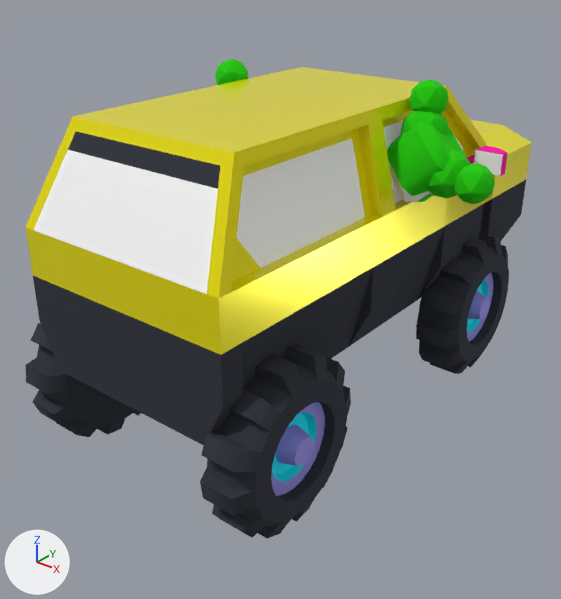
The glTF model project/player/clown_car.glb: old version first, new version second.
The view is the same before and after, from a 50 mm camera at (2.0, -2.79, 1.31) aimed at (-0.07, -0.21, -0.29). The lights are fixed; the arrows at lower left show +X, +Y and +Z. Vertices at the same position are counted once.

The first picture shows 'mergedBlocks(Clone)'.
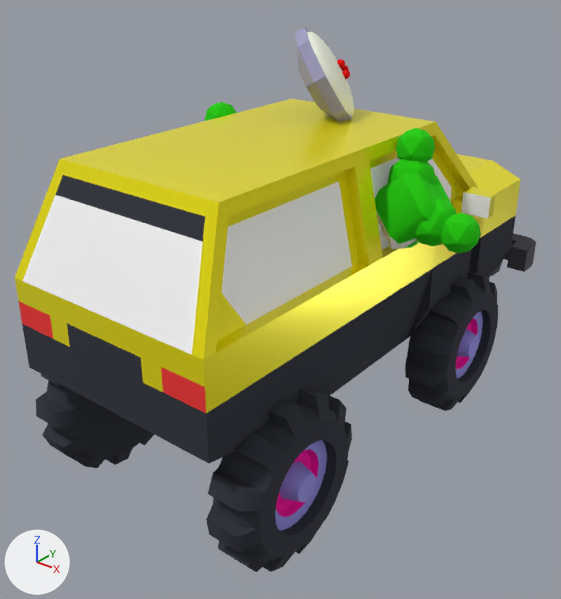
Commit message: Replace clown car

Boxes (x1, y1, x2, y2) around the edits, measured in the pictures (561 x 599 px; the box of a moved part takes in the faces that stretch with it):
'mergedBlocks(Clone)', reshaped (14% taller): before (25, 59, 531, 538); after (15, 27, 536, 572)
part 1 of me_mesh_0, moved or reshaped: before (215, 59, 249, 85); after (205, 102, 237, 121)
part 2 of me_mesh_0, added: after (375, 172, 453, 249)
part 3 of me_mesh_0, moved or reshaped: before (427, 150, 470, 198); after (388, 159, 436, 183)
part 4 of me_mesh_0, moved or reshaped: before (400, 110, 449, 135); after (414, 199, 457, 247)
part 5 of me_mesh_0, moved or reshaped: before (455, 163, 495, 204); after (441, 213, 481, 253)
part 6 of me_mesh_0, moved or reshaped: before (26, 85, 389, 298); after (15, 120, 376, 360)
part 7 of me_mesh_0, moved or reshaped: before (419, 120, 531, 299); after (408, 154, 521, 338)
part 8 of me_mesh_0, moved or reshaped: before (467, 146, 507, 176); after (453, 187, 495, 219)
part 9 of me_mesh_0, added: after (337, 59, 345, 68)
part 10 of me_mesh_0, added: after (342, 70, 350, 79)
part 11 of me_mesh_0, rebuilt: before (25, 67, 495, 445); after (15, 99, 483, 463)
part 12 of me_mesh_0, added: after (307, 32, 354, 116)
part 13 of me_mesh_0, added: after (491, 233, 536, 276)
part 14 of me_mesh_0, added: after (296, 41, 336, 119)
part 15 of me_mesh_0, added: after (295, 27, 352, 121)
part 16 of me_mesh_0, deleted: before (409, 79, 449, 114)
part 17 of me_mesh_0, moved or reshaped: before (25, 323, 141, 437); after (36, 374, 154, 468)
part 18 of me_mesh_0, moved or reshaped: before (200, 345, 351, 538); after (206, 388, 352, 572)
part 19 of me_mesh_0, moved or reshaped: before (416, 234, 509, 374); after (405, 272, 498, 411)
part 20 of me_mesh_0, cut back: before (387, 123, 466, 202); after (396, 128, 435, 162)

What changed in the scene script:
```text
Change me_mesh_0:
    remove me_mesh_0.from_pydata(...)  # 2512 vertices, 5052 faces; spans x -0.84..0.83, y -1.28..1.28, z -0.79..0.74
    add me_mesh_0.from_pydata(...)  # 3768 vertices, 7536 faces; spans x -0.84..0.83, y -1.3..1.3, z -0.98..0.89
    me_mesh_0 part 1: the loose piece of 42 vertices spanning x -0.56..-0.41, y -0.13..0.03, z 0.59..0.74 is moved by (0.0, -0.08, -0.18)
    me_mesh_0 part 2: the loose piece of 109 vertices spanning x 0.34..0.67, y -0.15..0.14, z 0.25..0.6 is copied, and the copy is moved by (0.0, -0.08, -0.18); it spans x 0.34..0.67, y -0.22..0.07, z 0.07..0.41
    me_mesh_0 part 3: the loose piece of 42 vertices spanning x 0.53..0.73, y -0.11..0.08, z 0.31..0.5 is moved by (-0.14, -0.03, -0.04)
    me_mesh_0 part 4: the loose piece of 42 vertices spanning x 0.4..0.59, y -0.07..0.13, z 0.44..0.64 is moved by (0.14, -0.12, -0.32)
    me_mesh_0 part 5: the loose piece of 42 vertices spanning x 0.68..0.83, y -0.11..0.05, z 0.31..0.47 is moved by (0.0, -0.08, -0.18)
    me_mesh_0 part 6: the loose piece of 40 vertices spanning x -0.5..0.5, y -1.22..-0.22, z 0.26..0.66 is scaled about its middle by (1, 1, 1.1), then moved by (0.0, -0.08, -0.16)
    me_mesh_0 part 7: the loose piece of 32 vertices spanning x -0.5..0.5, y 0.28..1.28, z -0.34..0.31 is moved by (0.0, -0.08, -0.18)
    me_mesh_0 part 8: the loose piece of 15 vertices spanning x 0.45..0.63, y 0.53..0.63, z 0.26..0.36 is moved by (0.0, -0.08, -0.18)
    me_mesh_0 part 9: the loose piece of 314 vertices spanning x 0.48..0.54, y 0.1..0.17, z 0.35..0.42 is copied, and the copy is multiplied about its middle by the matrix ((0.545, -0.037, -0.005), (0.034, 0.469, 0.277), (-0.015, -0.276, 0.471)), then moved by (-0.51, -0.01, 0.37); it spans x -0.02..0.02, y 0.11..0.14, z 0.73..0.77
    me_mesh_0 part 10: the loose piece of 314 vertices spanning x 0.48..0.54, y 0.1..0.17, z 0.35..0.42 is copied, and the copy is multiplied about its middle by the matrix ((0.551, -0.037, -0.005), (0.034, 0.475, 0.28), (-0.015, -0.279, 0.476)), then moved by (-0.48, -0.01, 0.32); it spans x 0.01..0.05, y 0.11..0.15, z 0.69..0.73
    me_mesh_0 part 11: the loose piece of 84 vertices spanning x -0.5..0.5, y -1.22..0.78, z -0.34..0.66 is rebuilt with 92 vertices and now spans x -0.5..0.5, y -1.3..0.7, z -0.52..0.52
    me_mesh_0 part 12: a new loose piece of 170 vertices spanning x -0.19..0.11, y -0.07..0.29, z 0.52..0.88, in mat_defaultmat_clone (white #fbffef)
    me_mesh_0 part 13: a new loose piece of 104 vertices spanning x -0.6..0.6, y 1.1..1.3, z -0.52..-0.19, in mat_steel_clone (dark grey #4f4f57)
    me_mesh_0 part 14: a new loose piece of 16 vertices spanning x -0.24..0.09, y -0.11..0.28, z 0.48..0.87, in mat_stonelight_clone (blue #b5b3d6)
    me_mesh_0 part 15: a new loose piece of 16 vertices spanning x -0.24..0.12, y -0.11..0.31, z 0.48..0.89, in mat_stonelight_clone (blue #b5b3d6)
    me_mesh_0 part 16: the loose piece of 42 vertices spanning x 0.4..0.56, y -0.02..0.14, z 0.59..0.74 is deleted
    me_mesh_0 part 17: 1 vertex moved within x -0.54, y -0.84, z -0.52; 287 vertices removed from x -0.62..-0.4, y -1.28..-0.56, z -0.79..-0.08; 287 vertices added at x -0.62..-0.4, y -1.26..-0.54, z -0.98..-0.26
    me_mesh_0 part 18: 1 vertex moved within x 0.54, y -0.84, z -0.52; 287 vertices removed from x 0.4..0.62, y -1.28..-0.56, z -0.79..-0.08; 287 vertices added at x 0.4..0.62, y -1.26..-0.54, z -0.98..-0.26
    me_mesh_0 part 19: 287 vertices removed from x 0.4..0.62, y 0.22..0.94, z -0.79..-0.08; 287 vertices added at x 0.4..0.62, y 0.14..0.86, z -0.98..-0.26
    me_mesh_0 part 20: 108 vertices removed from x 0.34..0.67, y -0.15..0.14, z 0.25..0.6; 41 vertices added at x 0.4..0.56, y -0.09..0.06, z 0.41..0.56
    add me_mesh_0.materials.append(mat_steel_clone)  # dark grey #4f4f57
    add me_mesh_0.materials.append(mat_lightred_clone)  # red #fe4242
    add me_mesh_0.materials.append(mat_stonelight_clone)  # blue #b5b3d6
```
